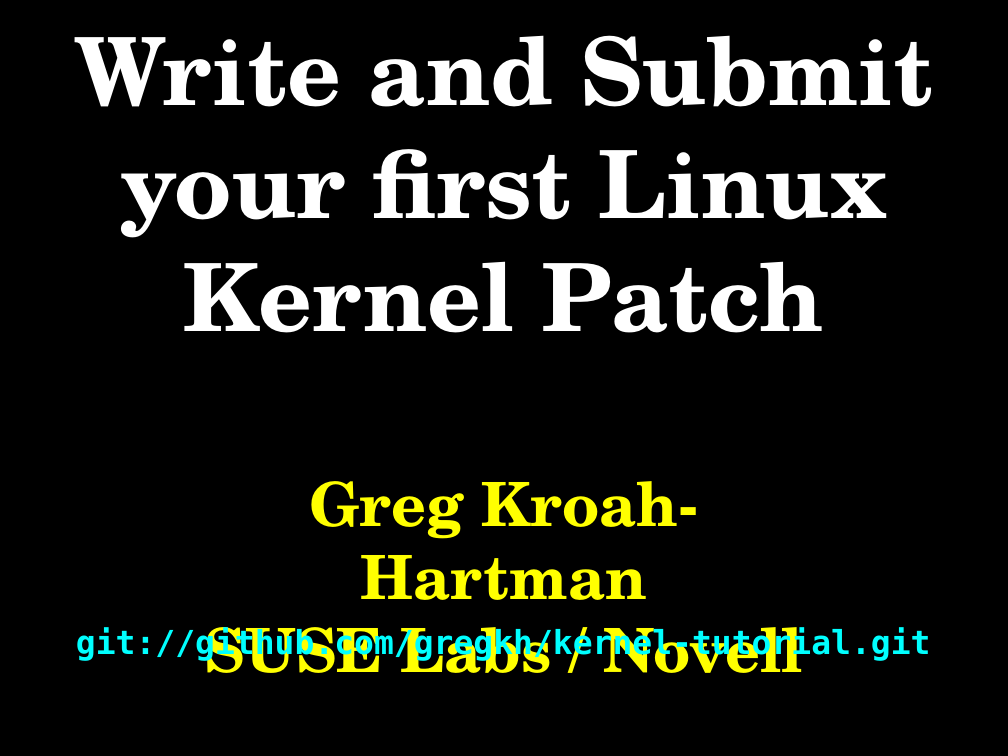
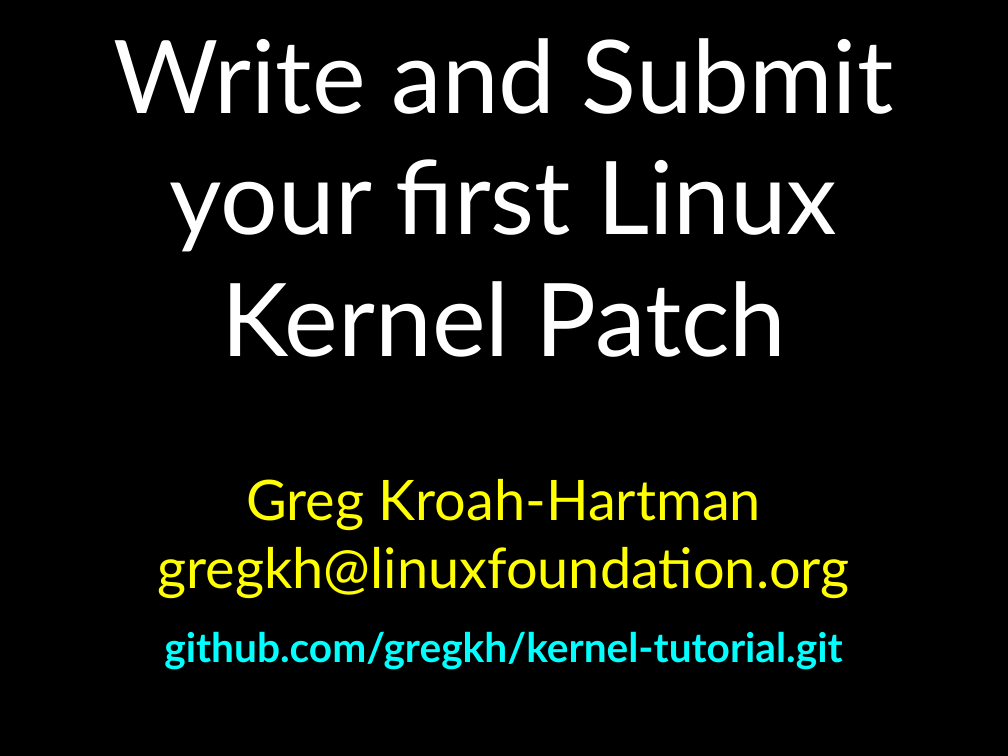
Before and after one commit to gregkh/kernel-tutorial, a slide deck: slide 1 of kernel_patch_tutorial.odp. Drawn at 1008x756 pixels with LibreOffice and Linux fonts; fonts in the diff are those of the drawing. Boxes give left, top, right and bottom in pixels: in the first picture for what was removed or moved away, otherwise in the second. Text is boxed around its words. In the diff, an @@ line names an element or a change of style, - is before the commit and + after.

```diff
--- a/kernel_patch_tutorial.odp
+++ b/kernel_patch_tutorial.odp
@@ text "Write and Submit your first ..." at (x1=114, y1=38, x2=894, y2=357): size 74 to 80 pt, font TeX Gyre Schola to Lato, bold off @@
@@ text "Greg Kroah-Hartman" moved from (x1=205, y1=481, x2=803, y2=673) to (x1=158, y1=479, x2=850, y2=598) @@
@@ text at (x1=246, y1=479, x2=761, y2=531): size 48 to 44 pt, font TeX Gyre Schola to Lato, bold off in "Greg Kroah-Hartman" @@
@@ text at (x1=158, y1=547, x2=850, y2=598): text changed; size 48 to 44 pt; font TeX Gyre Schola to Lato; bold off @@
-SUSE Labs / Novell
+gregkh@linuxfoundation.org
@@ text at (x1=164, y1=631, x2=842, y2=670): text changed; size 26 to 32 pt; font DejaVu Sans Mono to Lato @@
-git://github.com/gregkh/kernel-tutorial.git
+github.com/gregkh/kernel-tutorial.git
```
Also in this commit, not shown: 13 other slides changed, 4 slides added, 1 other file.
